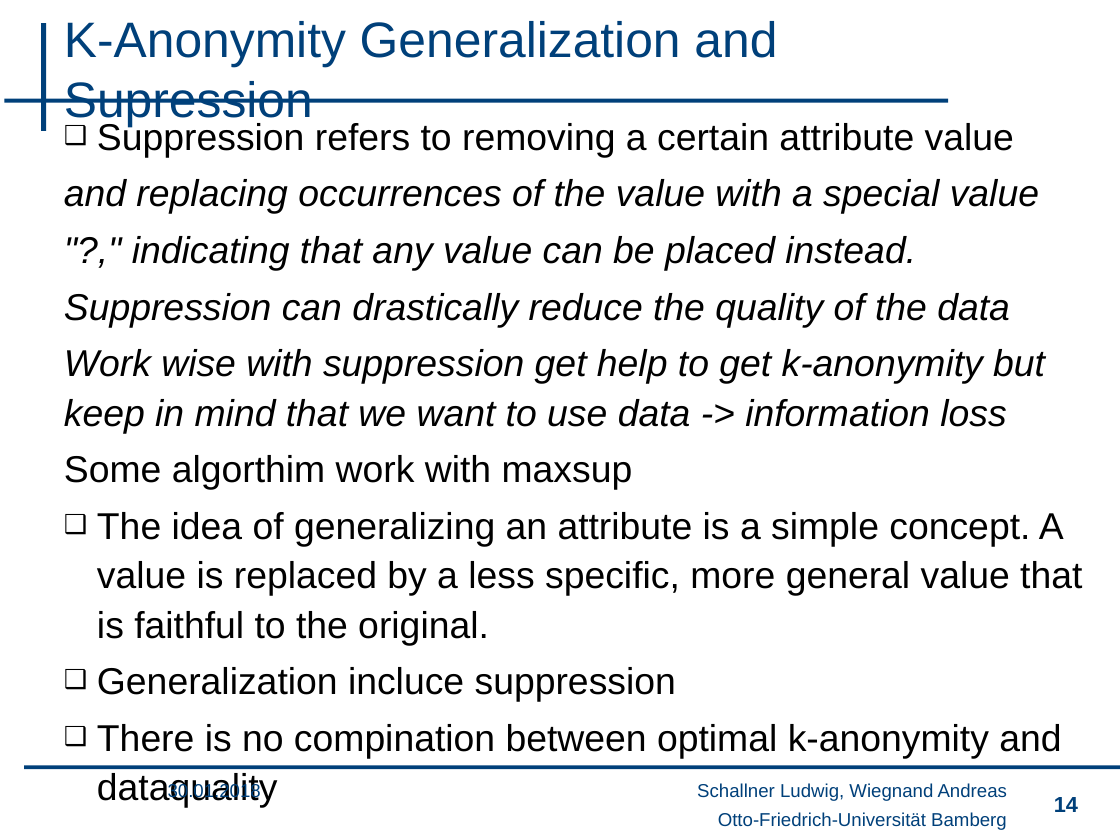
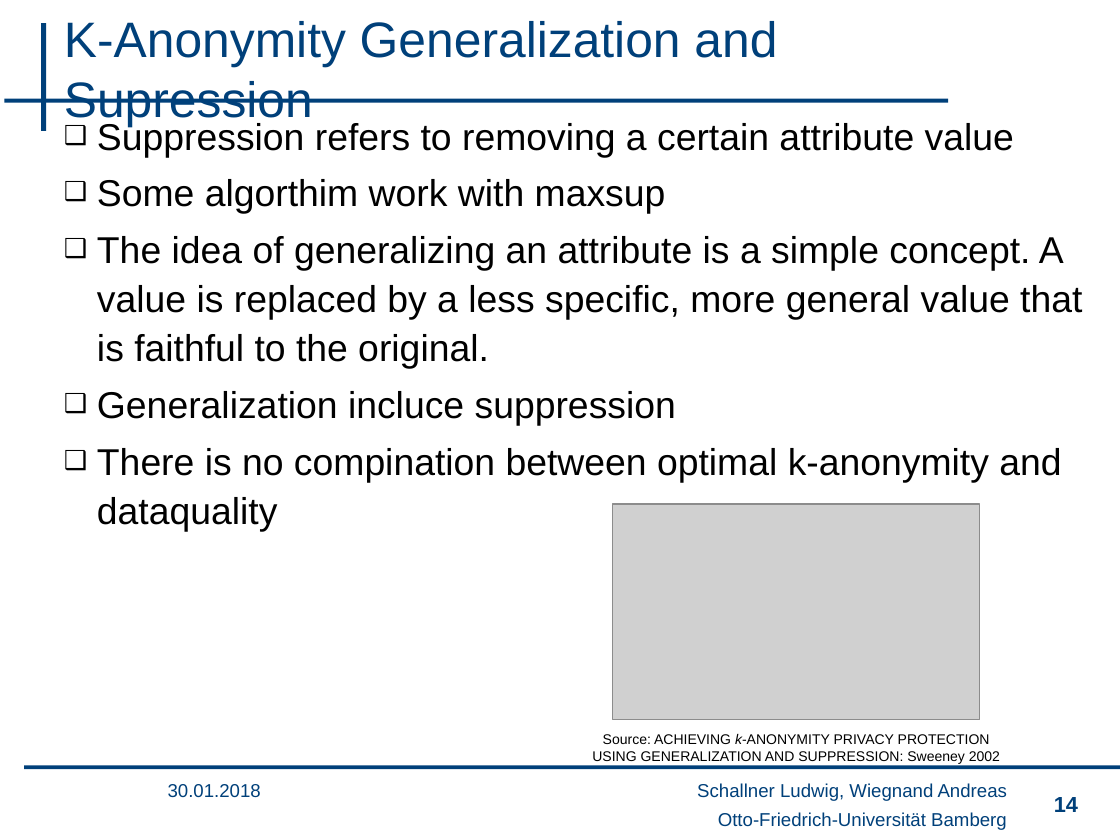
Before and after one commit to wsgan001/PSI-MSem, a slide deck: slide 14 of presentation/sicherheits_final_anV2.pptx. Drawn at 1120x840 pixels with LibreOffice and Linux fonts; fonts in the diff are those of the drawing; grey boxes stand for pictures; background and template pictures are left out. Boxes give left, top, right and bottom in pixels: in the first picture for what was removed or moved away, otherwise in the second. Text is boxed around its words. In the diff, an @@ line names an element or a change of style, - is before the commit and + after.

```diff
--- a/presentation/sicherheits_final_anV2.pptx
+++ b/presentation/sicherheits_final_anV2.pptx
@@ text at [64, 179, 1045, 433]: paragraphs removed @@
-and replacing occurrences of the value with a special value
-"?," indicating that any value can be placed instead.
-Suppression can drastically reduce the quality of the data
-Work wise with suppression get help to get k-anonymity but keep in mind that we want to use data -> information loss
@@ text at [97, 179, 666, 214]: bullet none to ❑ @@
@@ picture added at [613, 504, 979, 720] @@
@@ text added at [592, 734, 1000, 764], 9 pt, text #000000 @@
+Source: ACHIEVING k-ANONYMITY PRIVACY PROTECTION
+USING GENERALIZATION AND SUPPRESSION: Sweeney 2002
```
Also in this commit, not shown: 10 other slides changed, 1 slide added.
